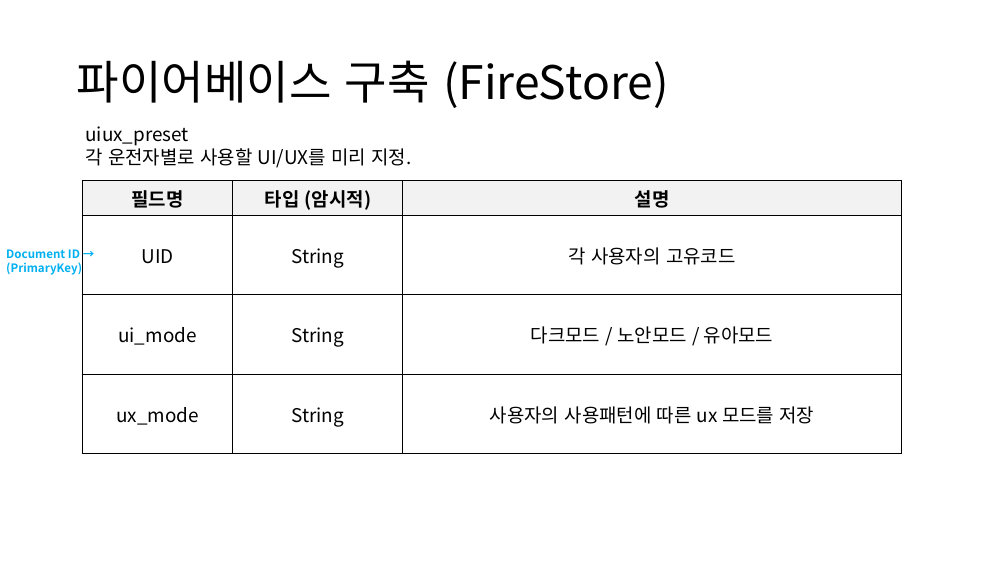
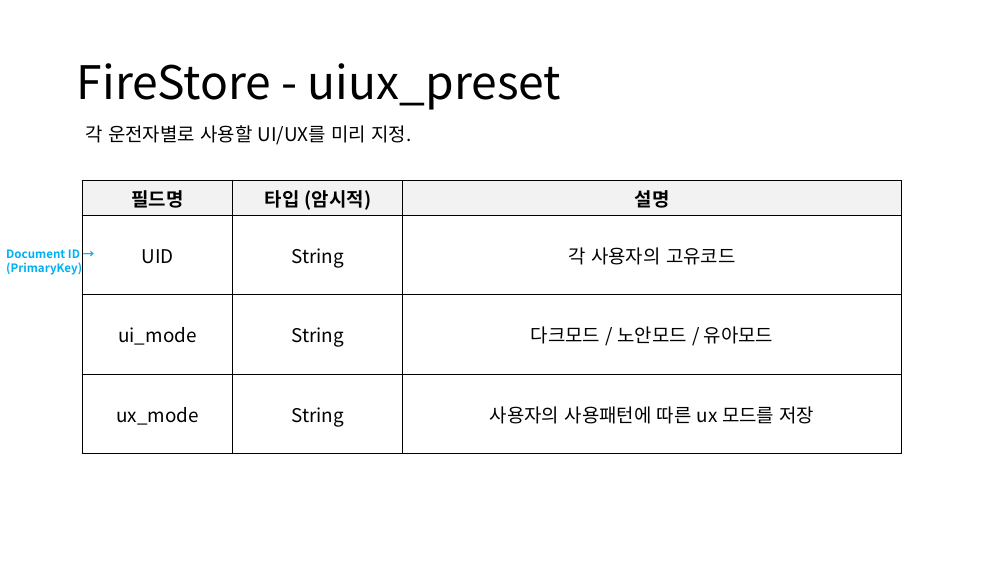
Before and after one commit to chhs2131/2021ESWContest_webOS_Three-Americano, a slide deck: slide 5 of 개발현황/Firebase DB 구성 20210810.pptx (slide 6 before the commit). Drawn at 1008x567 pixels with LibreOffice and Linux fonts; fonts in the diff are those of the drawing. Boxes give left, top, right and bottom in pixels: in the first picture for what was removed or moved away, otherwise in the second. Text is boxed around its words. In the diff, an @@ line names an element or a change of style, - is before the commit and + after.

```diff
--- a/개발현황/Firebase DB 구성 20210810.pptx
+++ b/개발현황/Firebase DB 구성 20210810.pptx
@@ title at <box>77,63,561,110</box>: text changed @@
-파이어베이스 구축 (FireStore)
+FireStore - uiux_preset
@@ text at <box>85,126,189,146</box>: paragraph removed @@
-uiux_preset
```
Also in this commit, not shown: 4 other slides changed, 1 slide removed.
